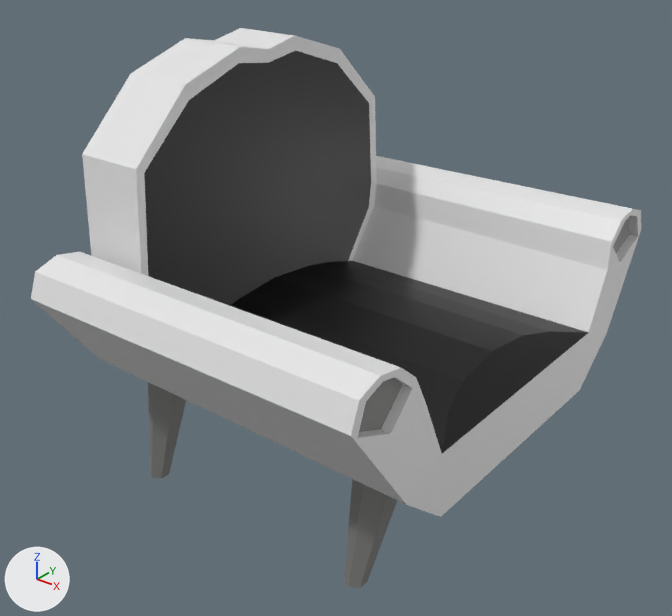
What one commit did to the FBX model TelekineticBrawler/Assets/Workspaces/Sakke/Assets/armchair.fbx.
Both versions are drawn from a 50 mm lens placed at (2.73, -3.61, 2.59), pointed at (-0.05, -0.14, 0.44). The lights are fixed; the arrows at lower left show +X, +Y and +Z. The older version comes first. Where no turn or scale is listed for an object, it has been applied to the vertices.
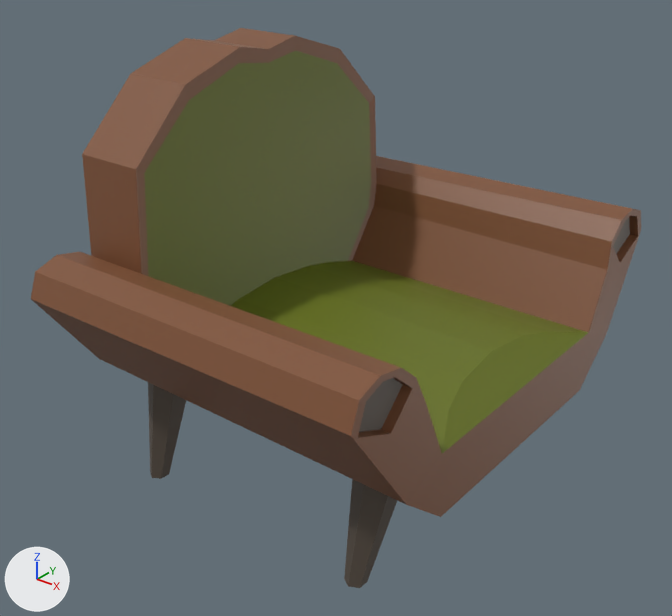
Commit message: fixed colors

Location of each change, (x1, y1, x2, y2) in pixels of the pictures (672 x 616 px):
part 1 of me_cube, recoloured (white to brown): (31, 28, 641, 517) in both
part 2 of me_cube, recoloured (lighter): (144, 50, 589, 453) in both
part 3 of me_cube, recoloured: (148, 218, 630, 588) in both

Patch to the scene script:
```diff
--- a/TelekineticBrawler/Assets/Workspaces/Sakke/Assets/armchair.fbx.py
+++ b/TelekineticBrawler/Assets/Workspaces/Sakke/Assets/armchair.fbx.py
@@ mat_color12 @@
+mat_color12 = principled_material('color12')
+mat_color12.base_color = (0.138, 0.171, 0.0123)  # dark yellow #68731d
@@ mat_color6 @@
+mat_color6 = principled_material('color6')
+mat_color6.base_color = (0.0887, 0.0685, 0.0513)  # brown #544a40
@@ mat_color10 @@
+mat_color10 = principled_material('color10')
+mat_color10.base_color = (0.216, 0.0865, 0.0382)  # brown #805337
@@ me_cube @@
 me_cube.from_pydata(...)  # 147 vertices, 99 faces; spans x -1.0..1.0, y -1.34..1.34, z -0.53..1.74
 # used by ob_cube; location = (0.0, 0.0, 0.0)
+# me_cube part 1: all 61 faces that had it switch from mat_material (white #e7e7e7) to mat_color10 (brown #805337)
+# me_cube part 2: all 8 faces that had it switch from mat_material_001 (black #000000) to mat_color12 (dark yellow #68731d)
+# me_cube part 3: all 30 faces that had it switch from mat_material_002 (grey #7c7e7b) to mat_color6 (brown #544a40)
```
